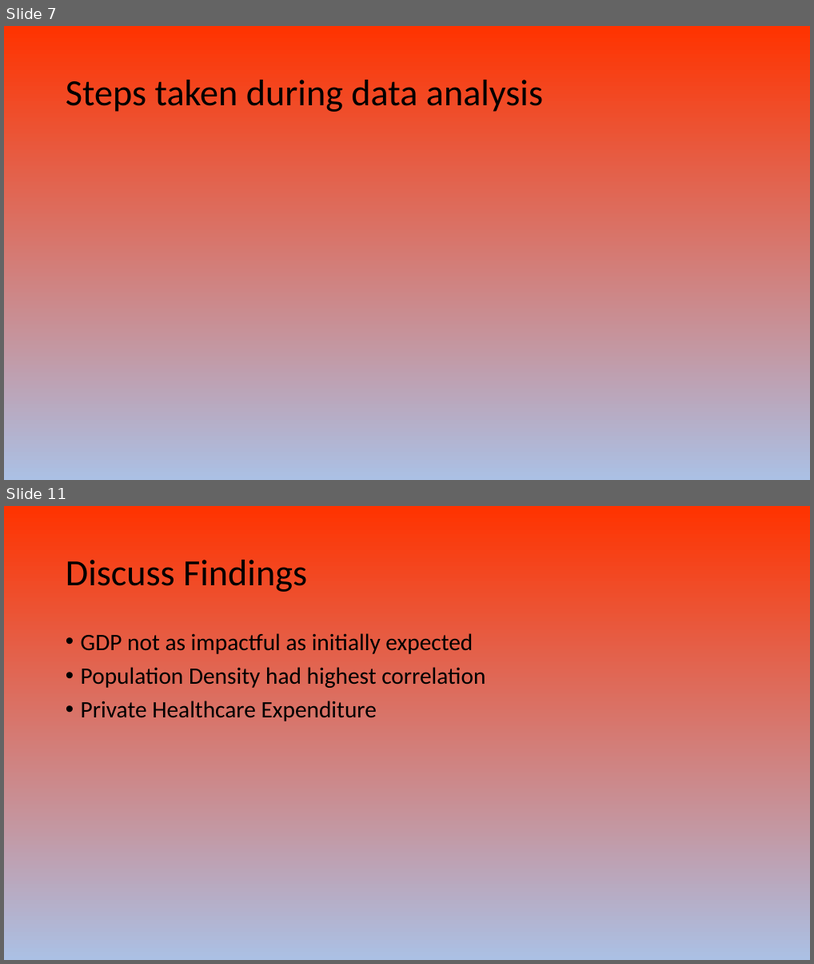
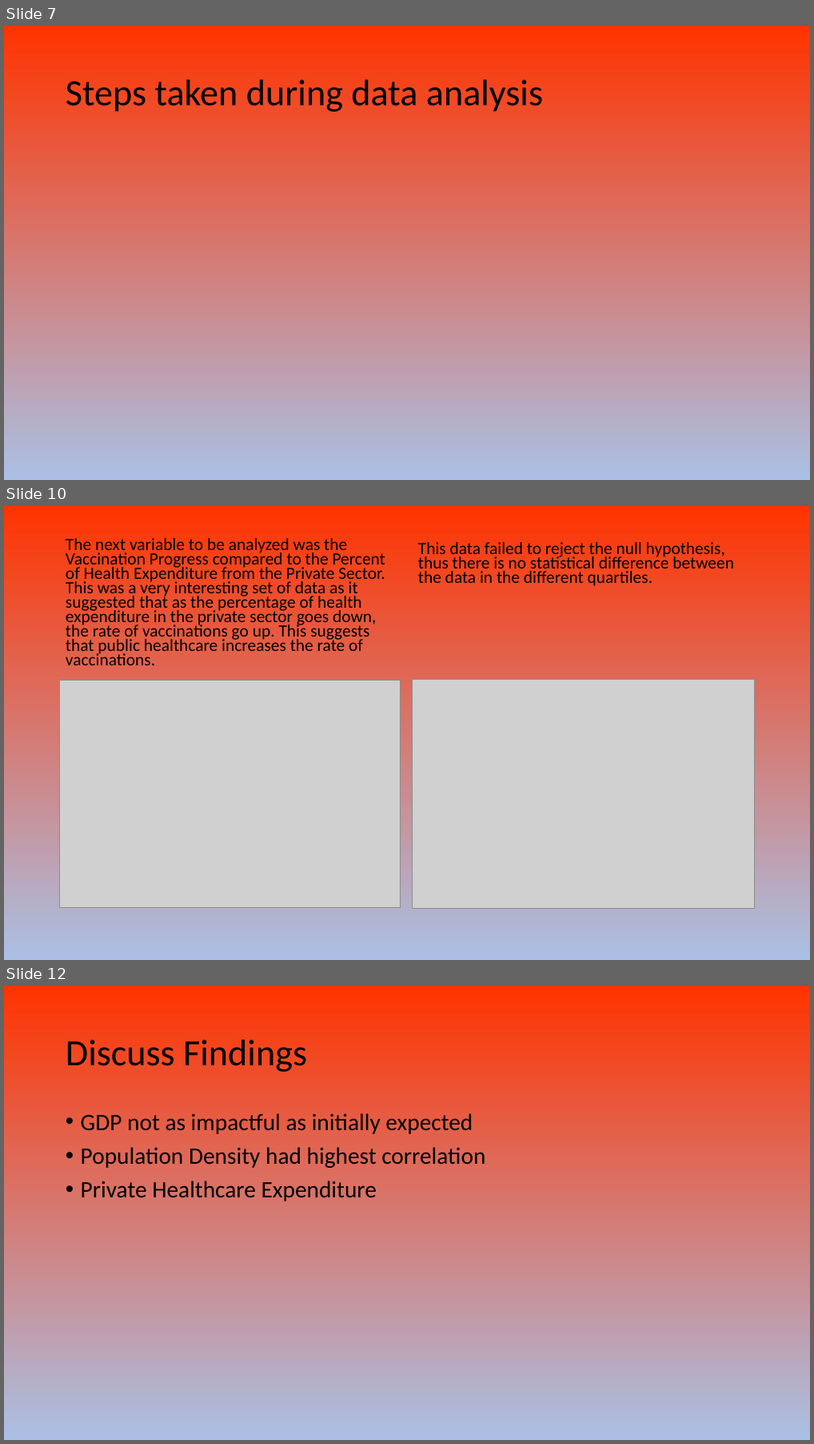
Before and after one commit to AJB-hub/Covid19_Vaccination_Progress, a slide deck: Covid 19 Presentation.pptx. Shown one above the other, each under a label of ours: slides 7 and 11 before the commit, slides 7, 10 and 12 after it; the slides between them are not shown. The pictures are 814x964 and 814x1444 pixels, drawn with LibreOffice and Linux fonts; fonts in the diff are those of the drawing; grey boxes stand for pictures. Boxes give left, top, right and bottom in pixels: in the first picture for what was removed or moved away, otherwise in the second. Text is boxed around its words. In the diff, an @@ line names an element or a change of style, - is before the commit and + after.

```diff
--- a/Covid 19 Presentation.pptx
+++ b/Covid 19 Presentation.pptx
@@ slide 10 added at (4, 506, 810, 960), background gradient #FF3300 to #ABC0E4 to #C7D5ED @@
@@ text added at (66, 538, 386, 665), 20.4 pt, text #000000 @@
+The next variable to be analyzed was the Vaccination Progress compared to the Percent of Health Expenditure from the Private Sector. This was a very interesting set of data as it suggested that as the percentage of health expenditure in the private sector goes down, the rate of vaccinations go up. This suggests that public healthcare increases the rate of vaccinations.
@@ text added at (418, 542, 734, 586), 20.4 pt, text #000000 @@
+This data failed to reject the null hypothesis, thus there is no statistical difference between the data in the different quartiles.
@@ picture added at (60, 680, 401, 907) @@
@@ picture added at (412, 679, 755, 908) @@
@@ what was slide 11 is now slide 12 @@
```
Also in this commit, not shown: 3 slides changed, 3 other slides added, 3 slides removed.
